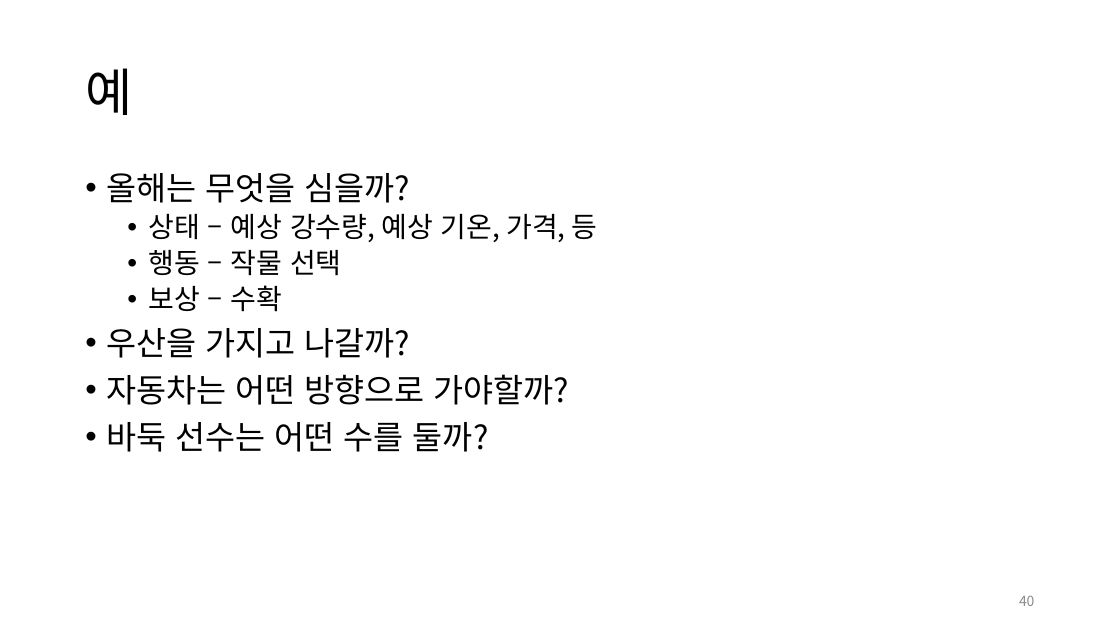
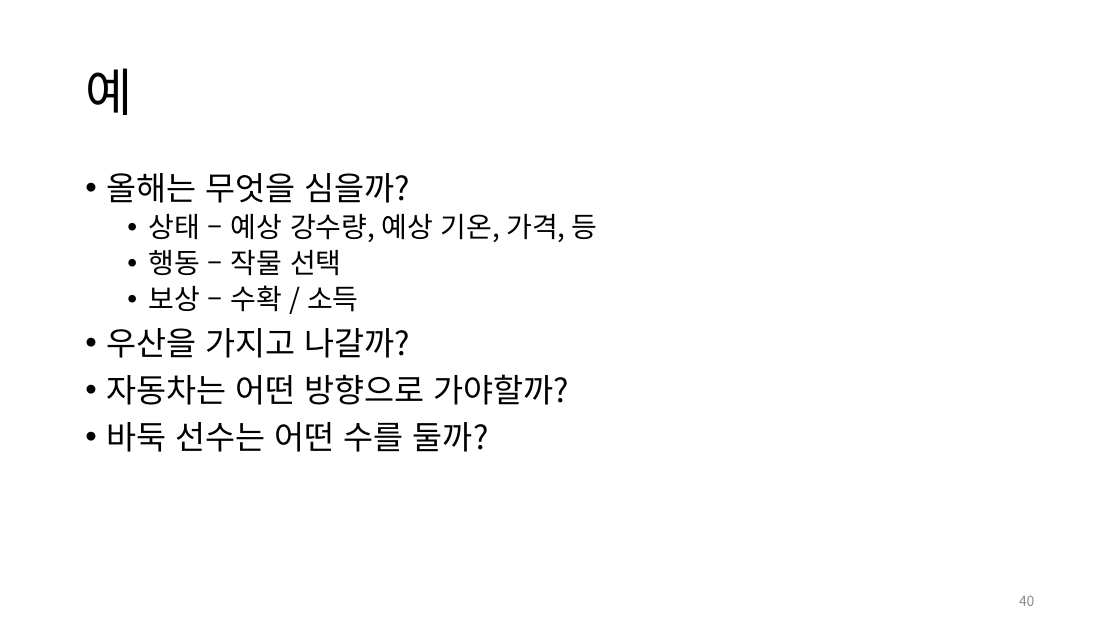
Before and after one commit to ggorr/MachineLearning, a slide deck: slide 40 of 인공 지능과 데이터 사이언스.pptx. Drawn at 1120x630 pixels with LibreOffice and Linux fonts; fonts in the diff are those of the drawing. Boxes give left, top, right and bottom in pixels: in the first picture for what was removed or moved away, otherwise in the second. Text is boxed around its words. In the diff, an @@ line names an element or a change of style, - is before the commit and + after.

```diff
--- a/인공 지능과 데이터 사이언스.pptx
+++ b/인공 지능과 데이터 사이언스.pptx
@@ text at bbox=[148, 285, 359, 312]: text changed @@
-  • 보상 – 수확
+  • 보상 – 수확 / 소득
```
Also in this commit, not shown: 6 other slides changed, 1 slide added, 1 slide removed.
